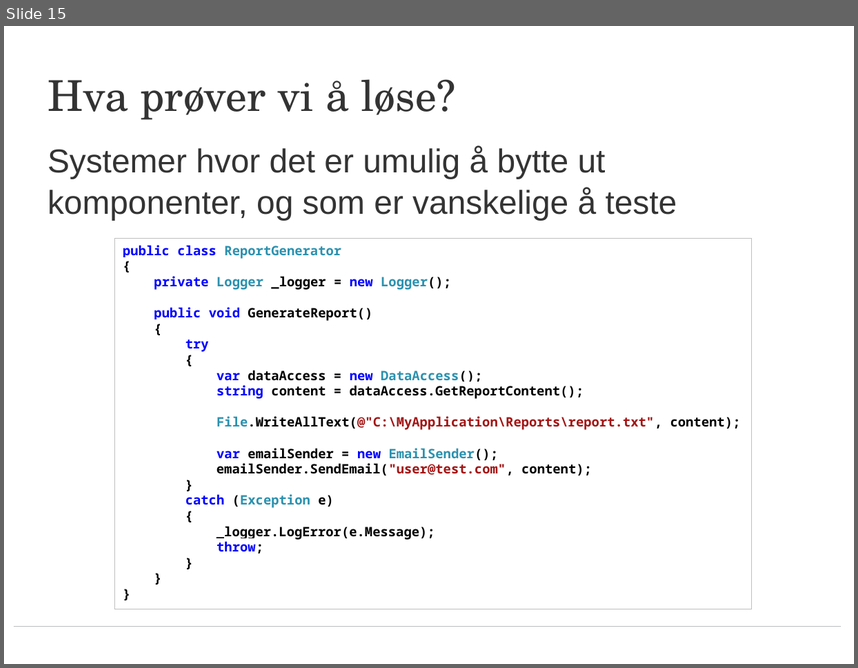
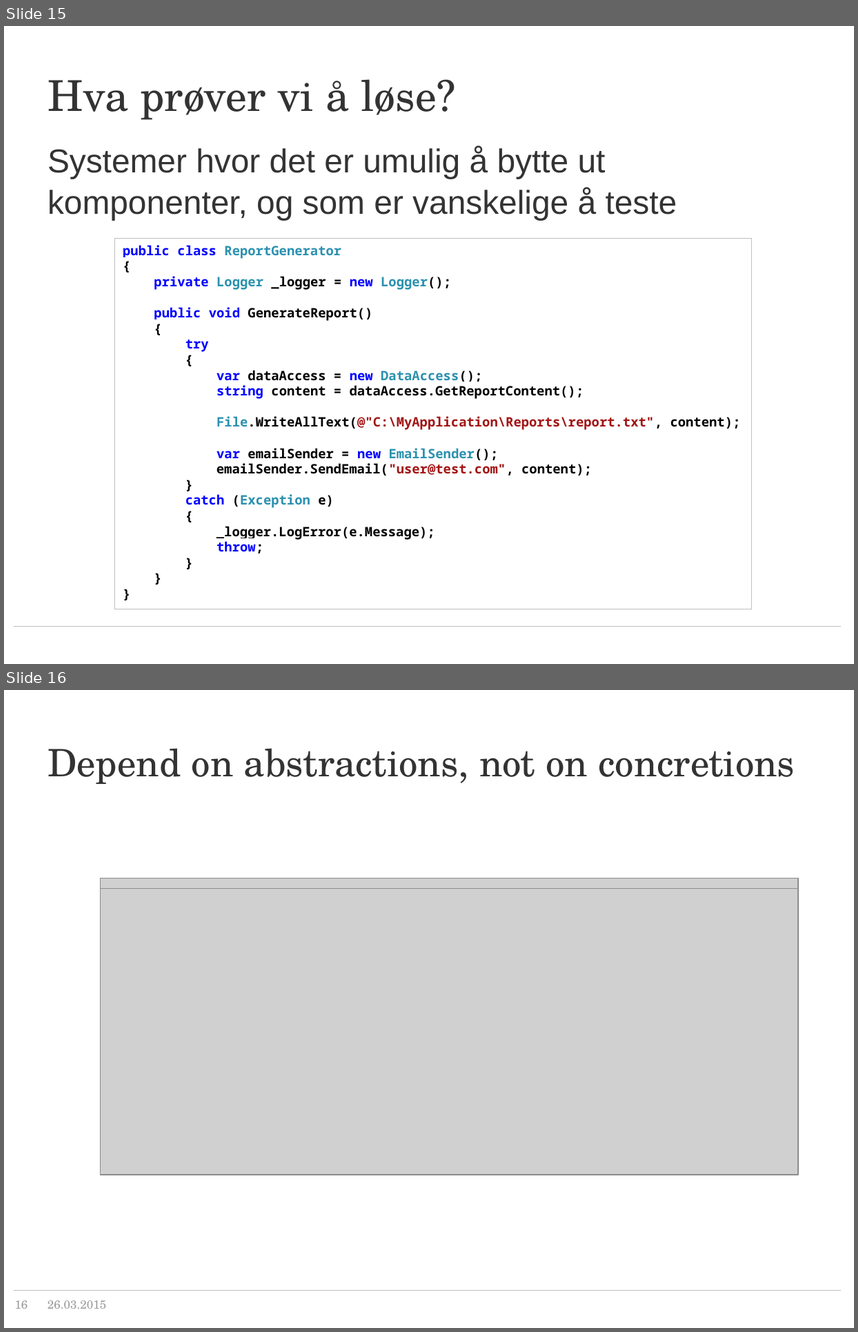
Before and after one commit to bouvet/solid-1, a slide deck: SOLID - SRP-DIP.pptx. Shown one above the other, each under a label of ours: slide 15 before the commit, slides 15 and 16 after it. The pictures are 858x668 and 858x1332 pixels, drawn with LibreOffice and Linux fonts; fonts in the diff are those of the drawing; grey boxes stand for pictures; background and template pictures are left out. Boxes give left, top, right and bottom in pixels: in the first picture for what was removed or moved away, otherwise in the second. Text is boxed around its words. In the diff, an @@ line names an element or a change of style, - is before the commit and + after.

```diff
--- a/SOLID - SRP-DIP.pptx
+++ b/SOLID - SRP-DIP.pptx
@@ slide 16 added at (4,690,854,1328), background #FFFFFF; not listed: 1 template element that a slide beside it also shows @@
@@ title added at (47,748,795,784), 32 pt, text #333333 @@
+Depend on abstractions, not on concretions
@@ picture added at (100,878,798,982) @@
@@ picture added at (100,888,798,1174) @@
@@ page number added at (15,1300,28,1308), 10 pt, text #9B9B9B @@
+16
@@ text added at (47,1300,106,1308), 10 pt, text #9B9B9B @@
+26.03.2015
```
Also in this commit, not shown: 6 slides changed.
